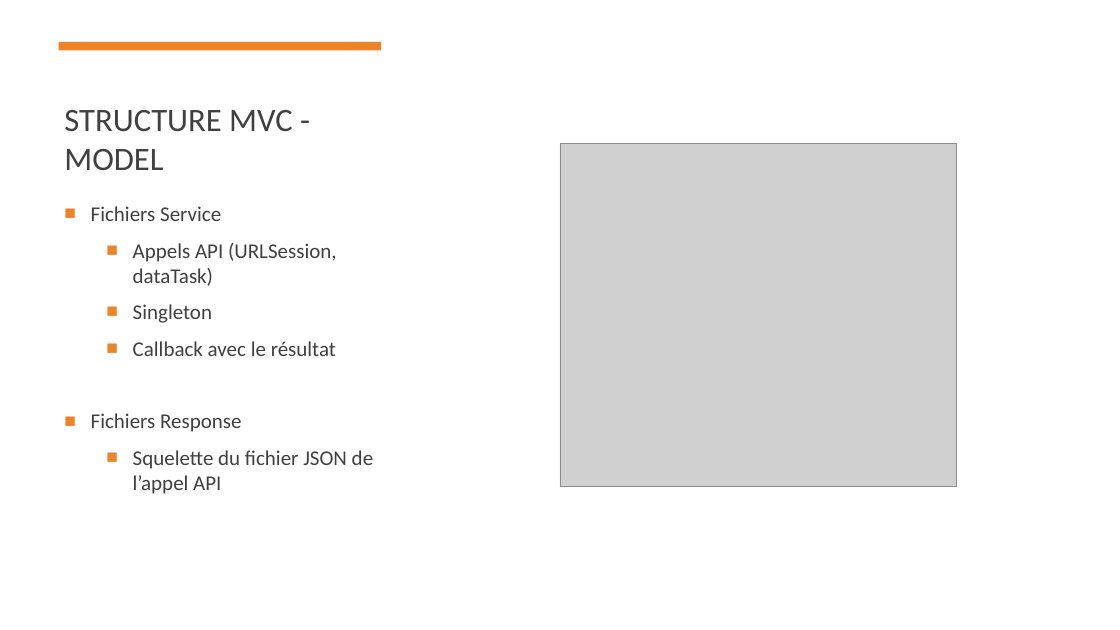
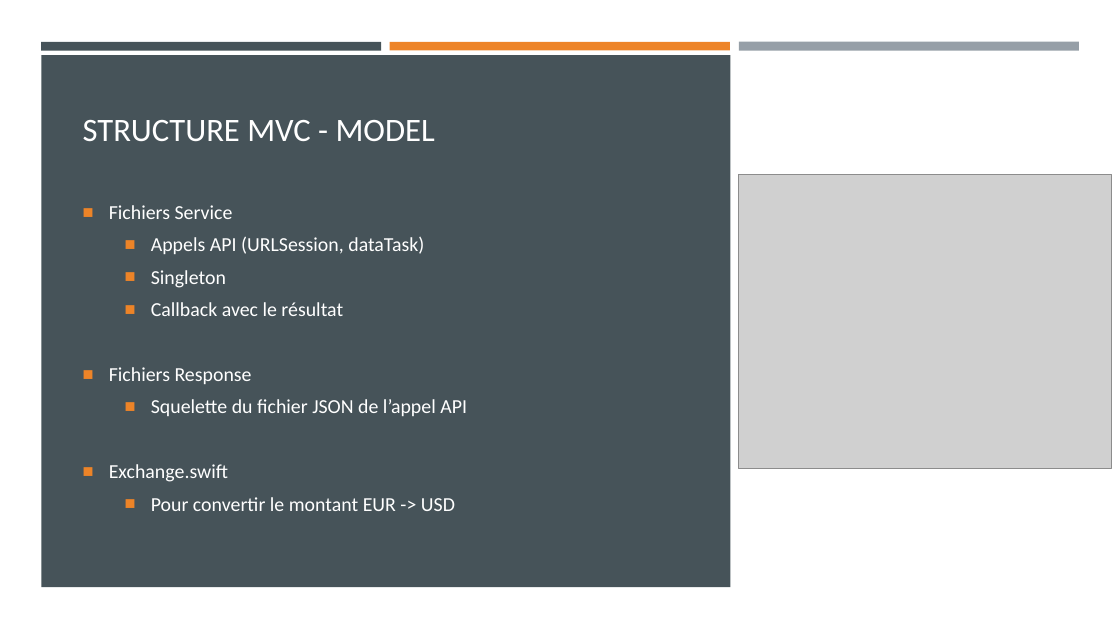
Before and after one commit to MickaeliOS/OpenClassrooms-P9-LeBaluchon, a slide deck: slide 5 of Soutenance/Horn_Mickael_presentation_4_102022.pptx. Drawn at 1120x630 pixels with LibreOffice and Linux fonts; fonts in the diff are those of the drawing; grey boxes stand for pictures. Boxes give left, top, right and bottom in pixels: in the first picture for what was removed or moved away, otherwise in the second. Text is boxed around its words. In the diff, an @@ line names an element or a change of style, - is before the commit and + after.

```diff
--- a/Soutenance/Horn_Mickael_presentation_4_102022.pptx
+++ b/Soutenance/Horn_Mickael_presentation_4_102022.pptx
@@ background #FFFFFF to #3D3D3D @@
@@ rectangle resized from (x1=59, y1=42, x2=381, y2=50) to (x1=41, y1=42, x2=381, y2=50) @@
@@ rectangle at (x1=41, y1=42, x2=381, y2=50): fill #ED8428 to #465359 @@
@@ rectangle added at (x1=41, y1=55, x2=730, y2=587), fill #465359 @@
@@ rectangle added at (x1=390, y1=42, x2=730, y2=50), fill #ED8428 @@
@@ rectangle added at (x1=739, y1=42, x2=1079, y2=51), fill #969FA7 @@
@@ title "STRUCTURE MVC - MODEL" moved from (x1=64, y1=110, x2=293, y2=170) to (x1=83, y1=120, x2=435, y2=141) @@
@@ title "STRUCTURE MVC - MODEL" at (x1=83, y1=120, x2=435, y2=141): text colour #404040 to #FFFFFF @@
@@ picture removed at (x1=560, y1=143, x2=957, y2=486) @@
@@ picture added at (x1=739, y1=174, x2=1112, y2=468) @@
@@ text "Fichiers Service" moved from (x1=91, y1=206, x2=373, y2=494) to (x1=109, y1=205, x2=467, y2=511) @@
@@ text at (x1=109, y1=205, x2=467, y2=416): size 18 to 17 pt, text colour #404040 to #FFFFFF in "Fichiers Service", "Appels API (URLSession, dataTask)", "Singleton", "Callback avec le résultat" and 2 more places; line spacing 1 to 0.9 @@
@@ text at (x1=109, y1=464, x2=455, y2=511): paragraphs added @@
+■ Exchange.swift
+  ■ Pour convertir le montant EUR -> USD
```
Also in this commit, not shown: 17 other files.
